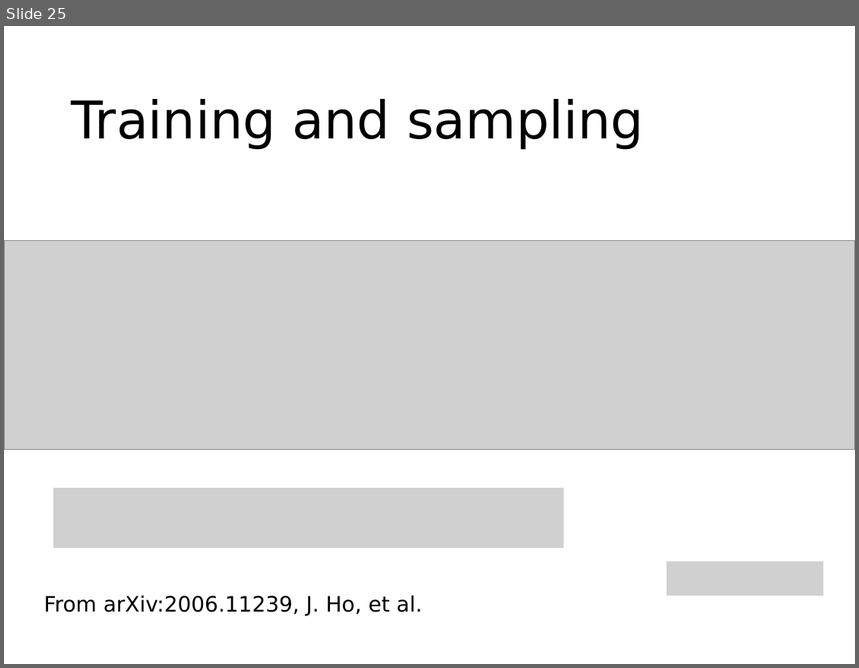
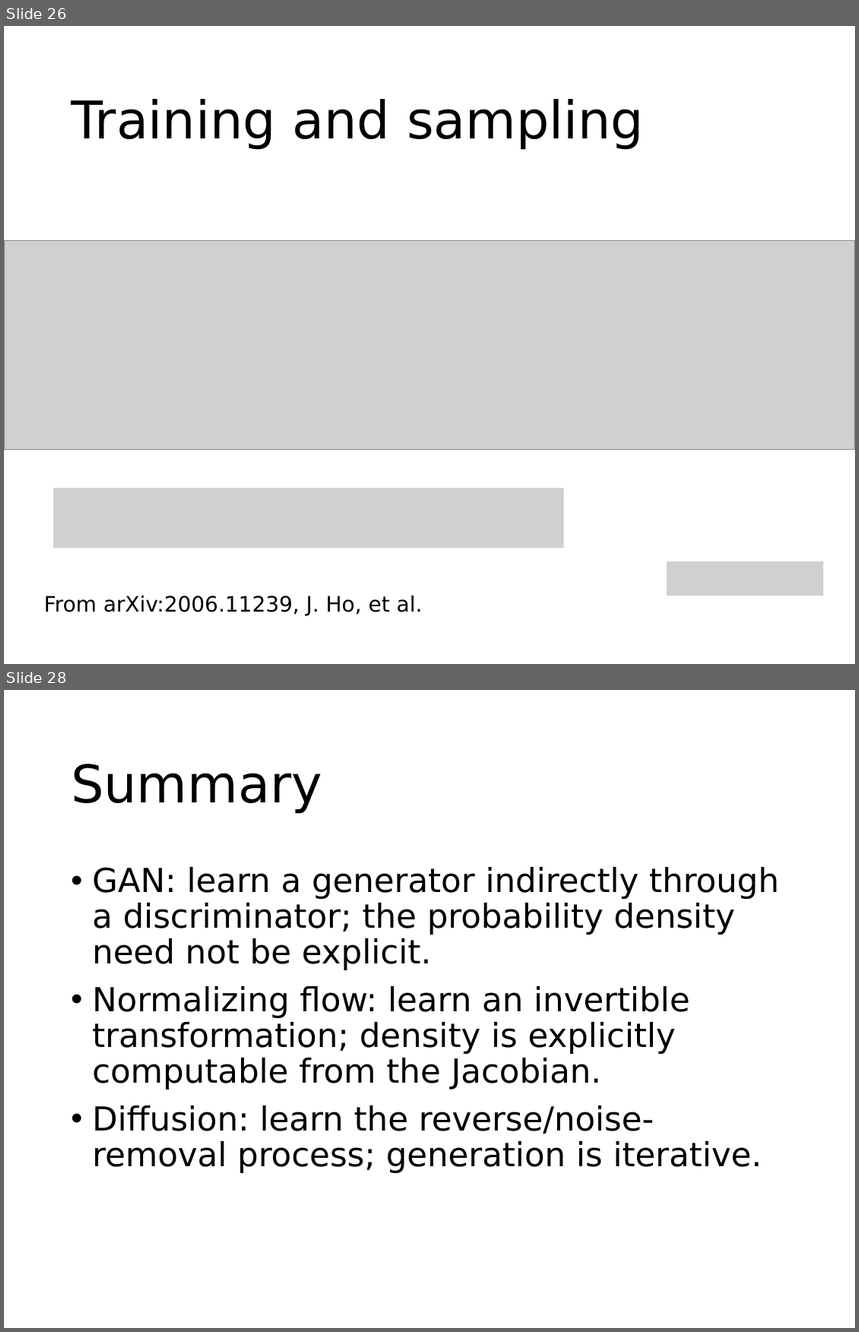
Before and after one commit to phywjs/phywjs.github.io, a slide deck: AIS5103/ML-slide-10.pptx. Shown one above the other, each under a label of ours: slide 25 before the commit, slides 26 and 28 after it; the slides between them are not shown. The pictures are 859x668 and 859x1332 pixels, drawn with LibreOffice and Linux fonts; fonts in the diff are those of the drawing; grey boxes stand for pictures. Boxes give left, top, right and bottom in pixels: in the first picture for what was removed or moved away, otherwise in the second. Text is boxed around its words. In the diff, an @@ line names an element or a change of style, - is before the commit and + after.

```diff
--- a/AIS5103/ML-slide-10.pptx
+++ b/AIS5103/ML-slide-10.pptx
@@ slide 28 added at (x1=4, y1=690, x2=855, y2=1328), background #FFFFFF @@
@@ title added at (x1=71, y1=764, x2=322, y2=814), 44 pt, text #000000 @@
+Summary
@@ text added at (x1=92, y1=867, x2=779, y2=1173), 28 pt, text #000000 @@
+• GAN: learn a generator indirectly through a discriminator; the probability density need not be explicit.
+• Normalizing flow: learn an invertible transformation; density is explicitly computable from the Jacobian.
+• Diffusion: learn the reverse/noise-removal process; generation is iterative.
@@ what was slide 25 is now slide 26 @@
```
Also in this commit, not shown: 7 slides changed, 2 other slides added, 1 slide removed, 3 other files.
